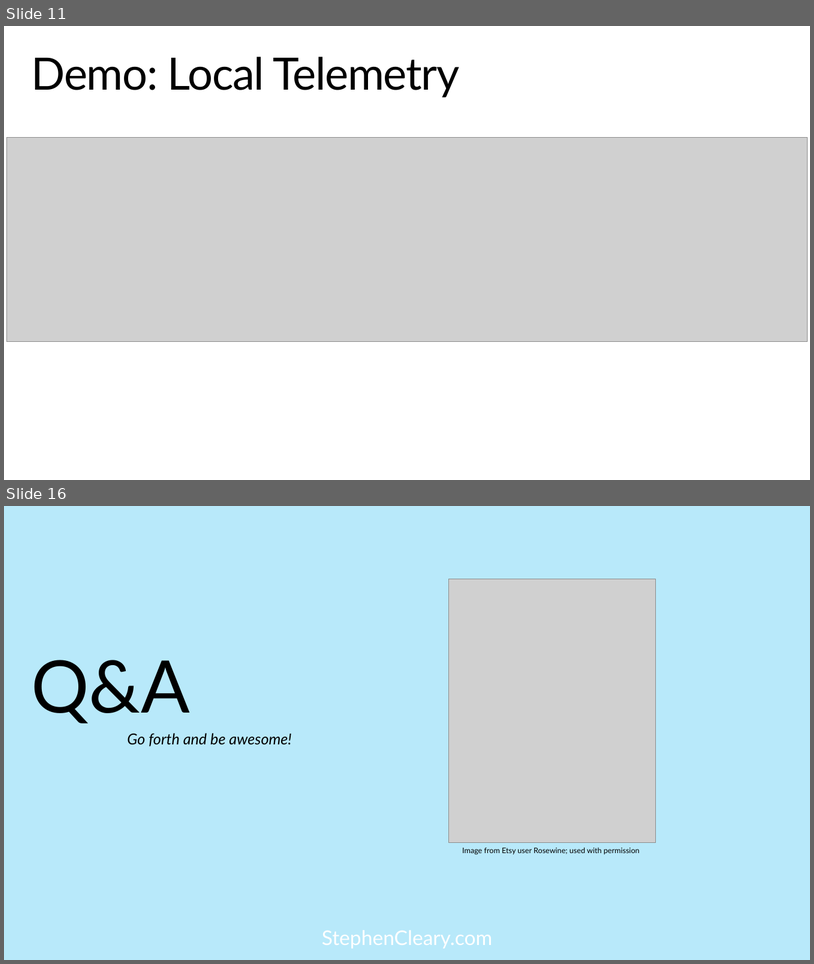
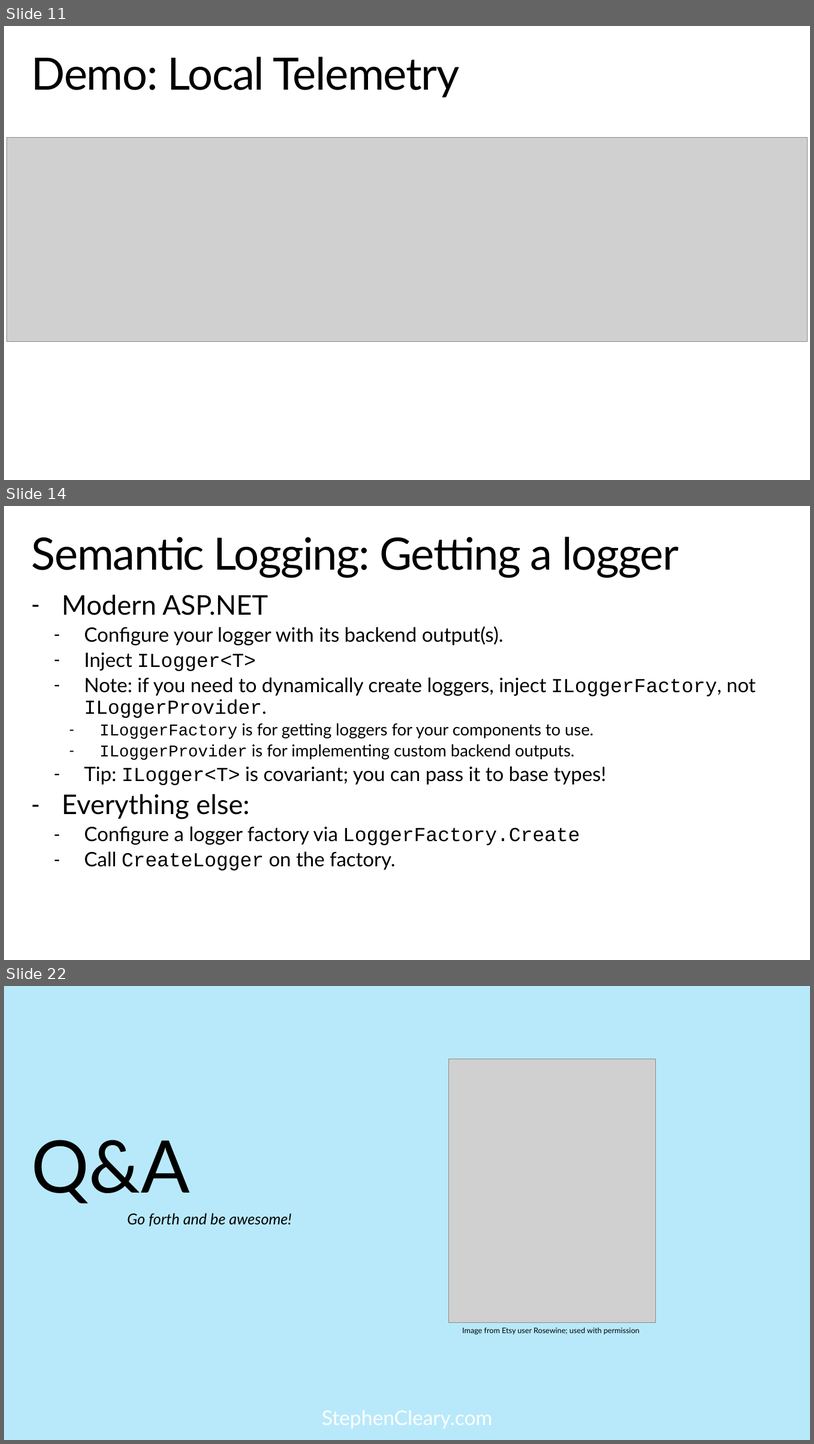
Before and after one commit to StephenCleary/Presentations, a slide deck: Telemetry/Logging Hero.pptx. Shown one above the other, each under a label of ours: slides 11 and 16 before the commit, slides 11, 14 and 22 after it; the slides between them are not shown. The pictures are 814x964 and 814x1444 pixels, drawn with LibreOffice and Linux fonts; fonts in the diff are those of the drawing; grey boxes stand for pictures; background and template pictures are left out. Boxes give left, top, right and bottom in pixels: in the first picture for what was removed or moved away, otherwise in the second. Text is boxed around its words. In the diff, an @@ line names an element or a change of style, - is before the commit and + after.

```diff
--- a/Telemetry/Logging Hero.pptx
+++ b/Telemetry/Logging Hero.pptx
@@ slide 14 added at box(4, 506, 810, 960), background picture (left out); not listed: 1 template element that a slide beside it also shows @@
@@ title added at box(32, 537, 680, 578), 52.9 pt, text #000000 @@
+Semantic Logging: Getting a logger
@@ text added at box(62, 594, 756, 870), 23.5 pt, text #000000 @@
+– Modern ASP.NET
+  – Configure your logger with its backend output(s).
+  – Inject ILogger<T>
+  – Note: if you need to dynamically create loggers, inject ILoggerFactory, not ILoggerProvider.
+    – ILoggerFactory is for getting loggers for your components to use.
+    – ILoggerProvider is for implementing custom backend outputs.
+  – Tip: ILogger<T> is covariant; you can pass it to base types!
+– Everything else:
+  – Configure a logger factory via LoggerFactory.Create
+  – Call CreateLogger on the factory.
@@ what was slide 16 is now slide 22 @@
```
Also in this commit, not shown: 4 slides changed, 7 other slides added, 1 slide removed.
